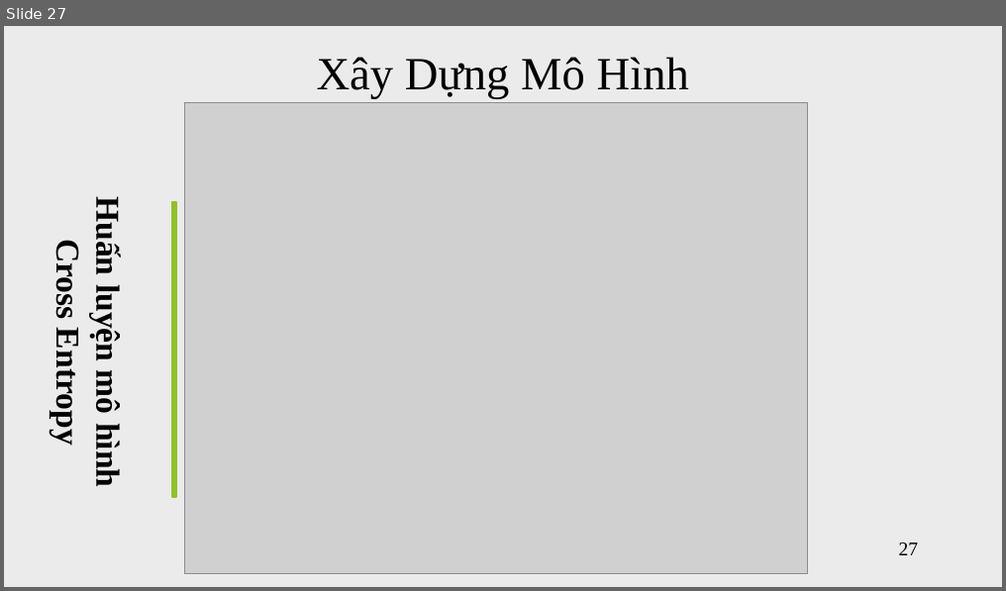
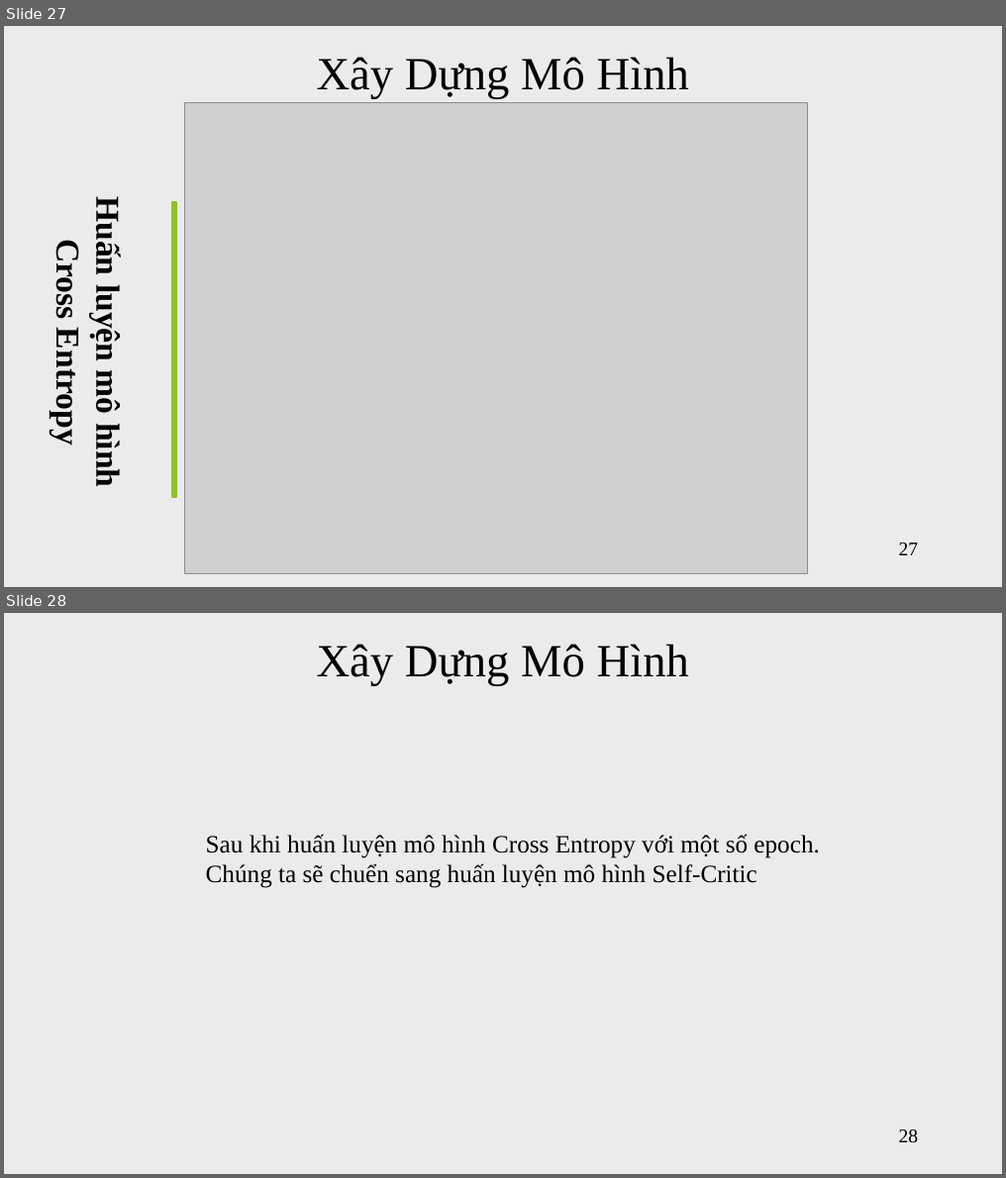
Before and after one commit to vanvibig/BaoCaoLuanVan, a slide deck: LVTN_Vi.pptx. Shown one above the other, each under a label of ours: slide 27 before the commit, slides 27 and 28 after it. The pictures are 1006x591 and 1006x1178 pixels, drawn with LibreOffice and Linux fonts; fonts in the diff are those of the drawing; grey boxes stand for pictures. Boxes give left, top, right and bottom in pixels: in the first picture for what was removed or moved away, otherwise in the second. Text is boxed around its words. In the diff, an @@ line names an element or a change of style, - is before the commit and + after.

```diff
--- a/LVTN_Vi.pptx
+++ b/LVTN_Vi.pptx
@@ slide 28 added at (4, 613, 1002, 1174), background #EBEBEB @@
@@ text added at (317, 644, 689, 685), 33.3 pt, text #000000 @@
+Xây Dựng Mô Hình
@@ text added at (206, 834, 819, 888), 18 pt, text #000000 @@
+Sau khi huấn luyện mô hình Cross Entropy với một số epoch.
+Chúng ta sẽ chuển sang huấn luyện mô hình Self-Critic
@@ page number added at (899, 1130, 919, 1144), 14 pt, text #000000 @@
+28
```
Also in this commit, not shown: 10 slides changed, 3 other slides added, 1 slide removed, 2 other files.
